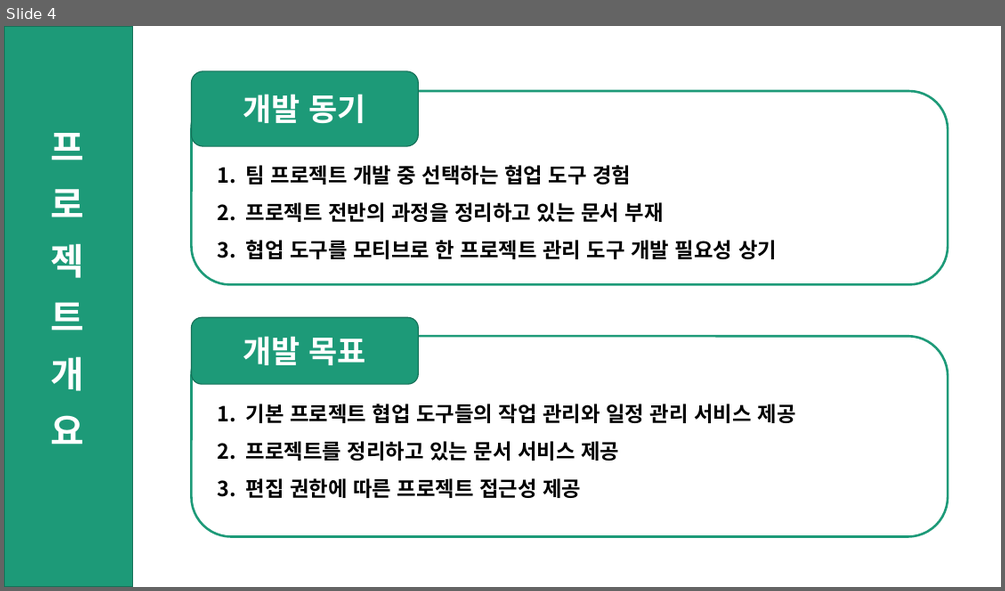
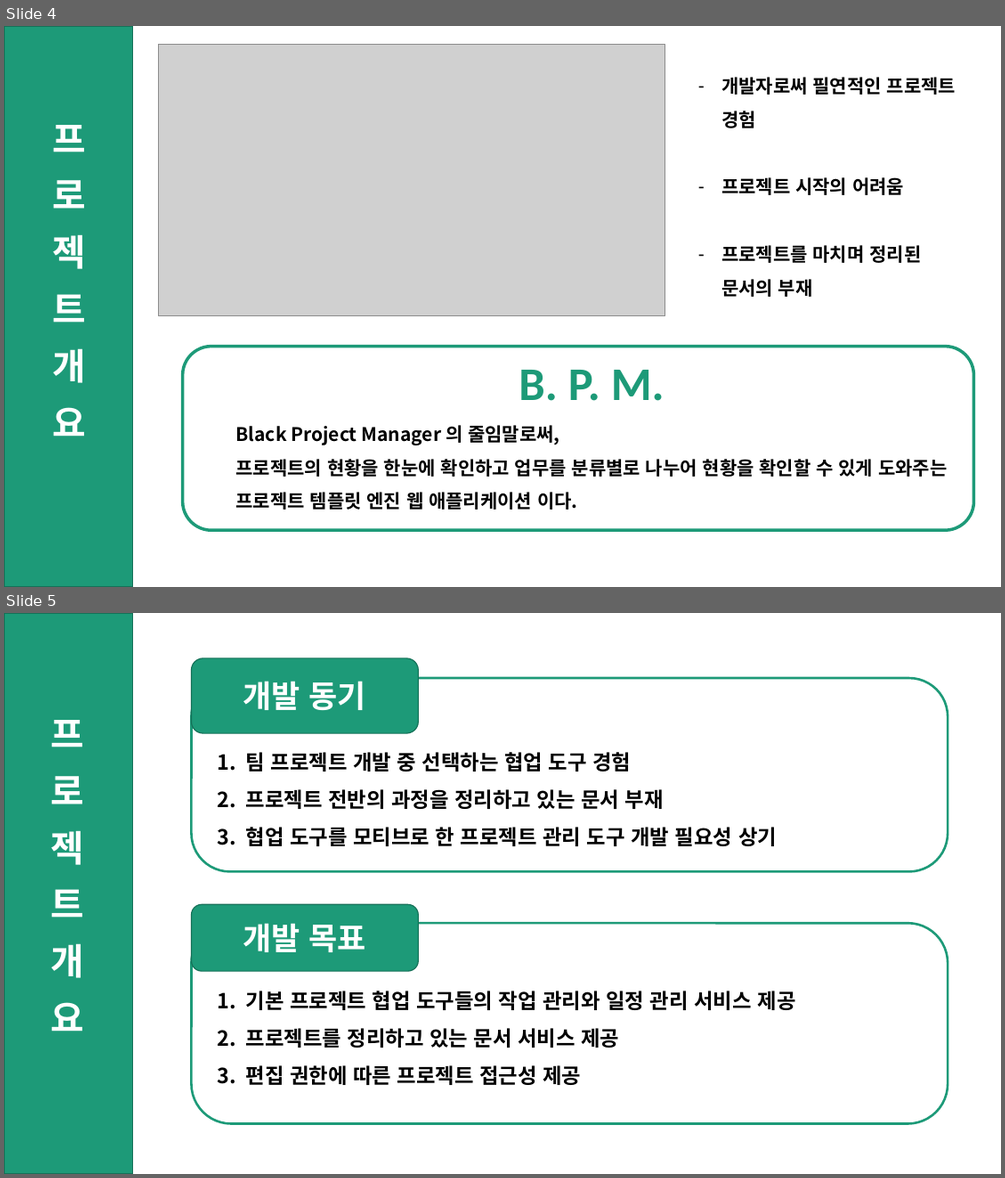
Before and after one commit to ShinHyeonSeong/Final, a slide deck: 기획 UI/A조 프로토타입 발표.pptx. Shown one above the other, each under a label of ours: slide 4 before the commit, slides 4 and 5 after it. The pictures are 1005x591 and 1005x1178 pixels, drawn with LibreOffice and Linux fonts; fonts in the diff are those of the drawing; grey boxes stand for pictures. Boxes give left, top, right and bottom in pixels: in the first picture for what was removed or moved away, otherwise in the second. Text is boxed around its words. In the diff, an @@ line names an element or a change of style, - is before the commit and + after.

```diff
--- a/기획 UI/A조 프로토타입 발표.pptx
+++ b/기획 UI/A조 프로토타입 발표.pptx
@@ slide 4 added at (x1=4, y1=26, x2=1001, y2=587), background #FFFFFF @@
@@ rectangle added at (x1=4, y1=26, x2=133, y2=587), fill #1D9A78, outline #157259 1 pt @@
@@ picture added at (x1=158, y1=45, x2=665, y2=316) @@
@@ text added at (x1=721, y1=77, x2=955, y2=297), 18 pt, text #000000, bold @@
+– 개발자로써 필연적인 프로젝트 경험
+– 프로젝트 시작의 어려움
+– 프로젝트를 마치며 정리된 문서의 부재
@@ text added at (x1=53, y1=125, x2=87, y2=436), 35 pt, text #FFFFFF, bold @@
+프 로 젝 트 개 요
@@ rounded rectangle added at (x1=183, y1=346, x2=974, y2=530), outline #1D9A78 3 pt @@
@@ text added at (x1=518, y1=370, x2=664, y2=401), 45 pt, text #1D9A78, bold @@
+B. P. M.
@@ text added at (x1=236, y1=425, x2=947, y2=512), 18 pt, text #000000, bold @@
+Black Project Manager 의 줄임말로써,
+프로젝트의 현황을 한눈에 확인하고 업무를 분류별로 나누어 현황을 확인할 수 있게 도와주는 프로젝트 템플릿 엔진 웹 애플리케이션 이다.
@@ what was slide 4 is now slide 5 @@
```
Also in this commit, not shown: 4 slides changed.
